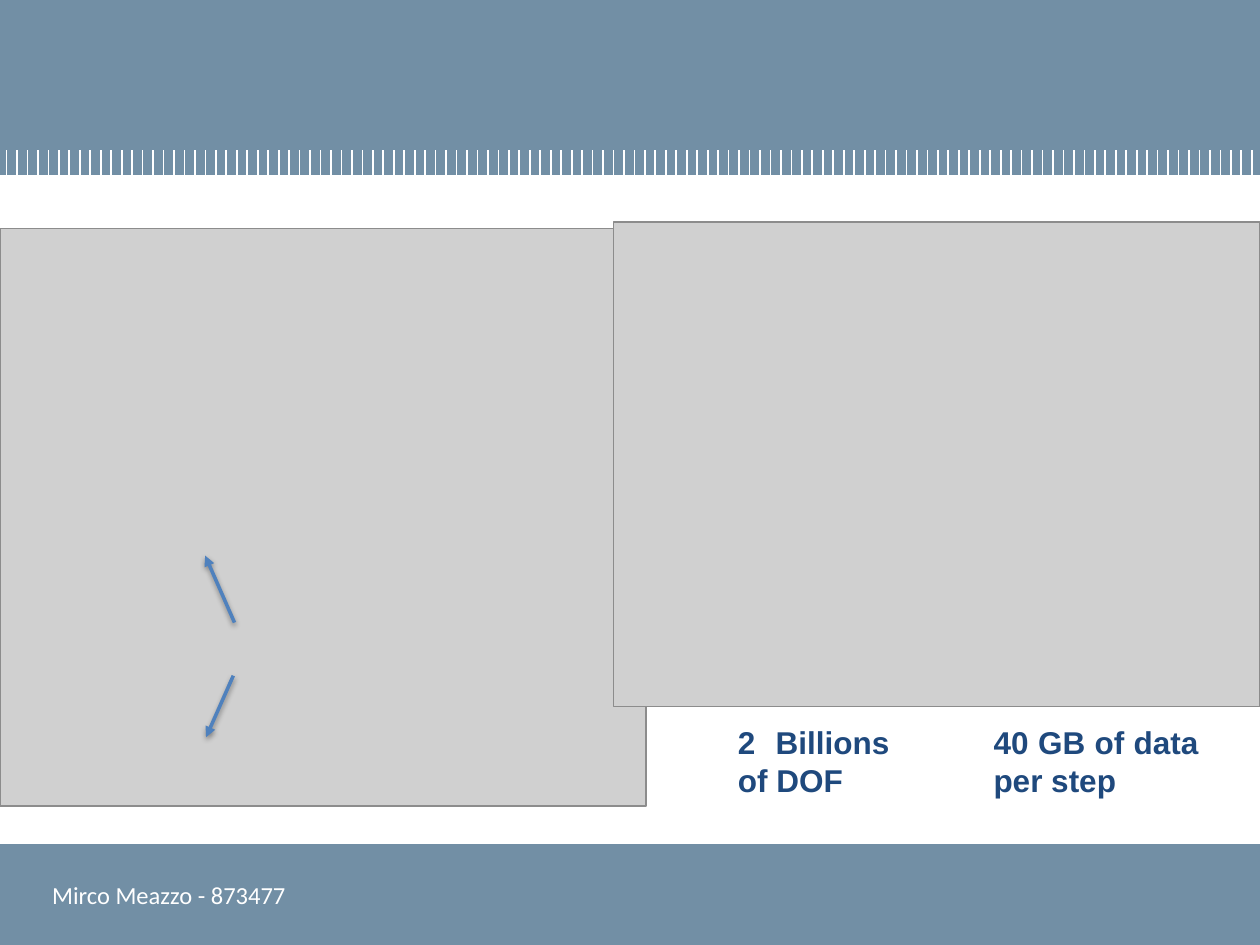
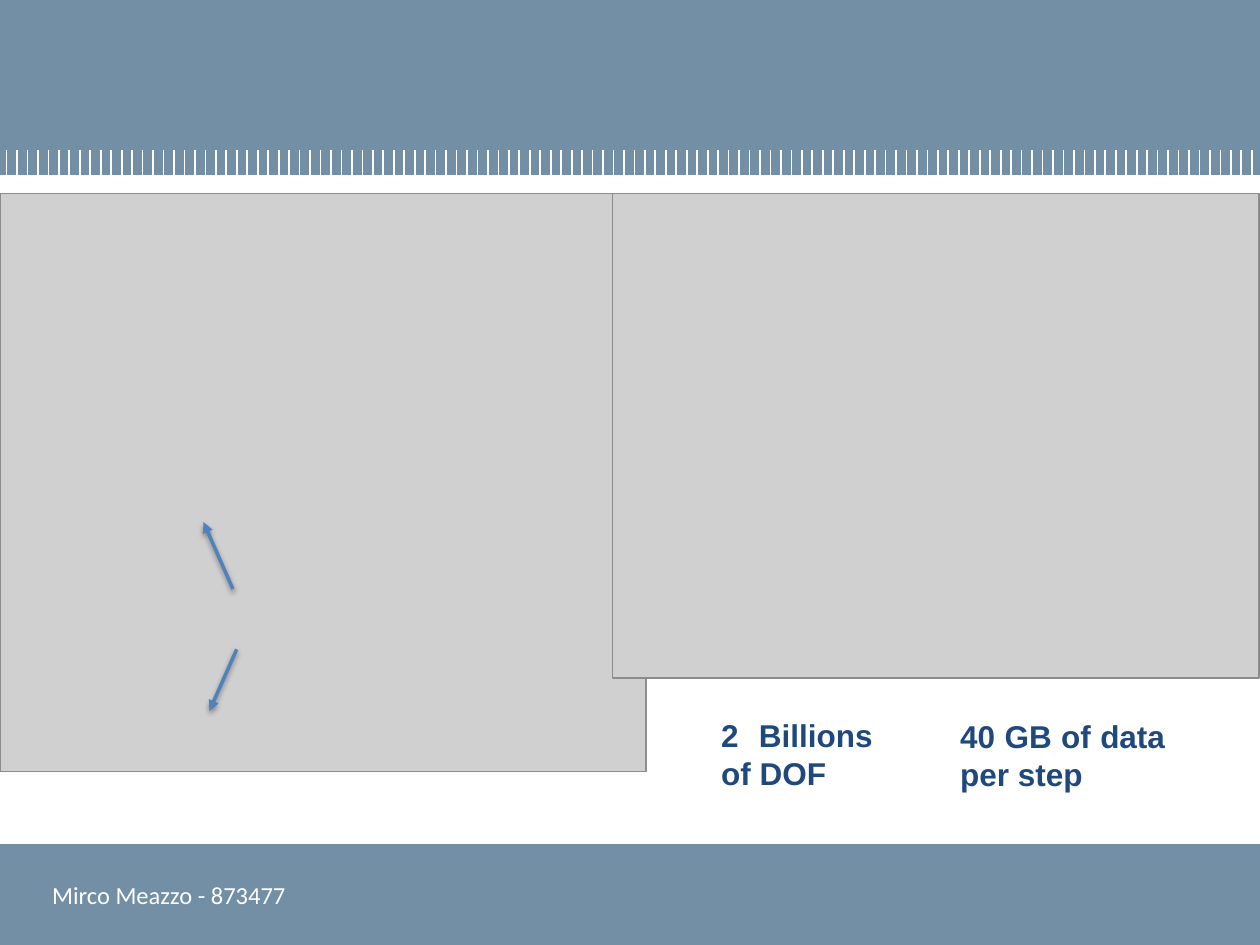
Before and after one commit to mircuz/channel_report, a slide deck: slide 11 of presentazione_meazzo.pptx. Drawn at 1260x945 pixels with LibreOffice and Linux fonts; fonts in the diff are those of the drawing; grey boxes stand for pictures; background and template pictures are left out. Boxes give left, top, right and bottom in pixels: in the first picture for what was removed or moved away, otherwise in the second. Text is boxed around its words. In the diff, an @@ line names an element or a change of style, - is before the commit and + after.

```diff
--- a/presentazione_meazzo.pptx
+++ b/presentazione_meazzo.pptx
@@ picture: place and size @@
-picture at (0,228,646,806)
+picture at (0,193,646,771)
@@ picture: place and size @@
-picture at (614,222,1260,707)
+picture at (612,193,1259,678)
@@ arrow moved from (234, 622) - (205, 556) to (233, 590) - (204, 522) @@
@@ arrow moved from (233, 675) - (207, 737) to (237, 649) - (209, 711) @@
@@ text "2 Billions of DOF": place and size @@
-text "2 Billions of DOF" at (738,731,890,793)
+text "2 Billions of DOF" at (721,724,873,786)
@@ text "40 GB of data per ...": place and size @@
-text "40 GB of data per ..." at (994,731,1199,798)
+text "40 GB of data per ..." at (960,725,1165,792)
```
Also in this commit, not shown: 1 other slide changed, 1 slide added, 1 slide removed.
